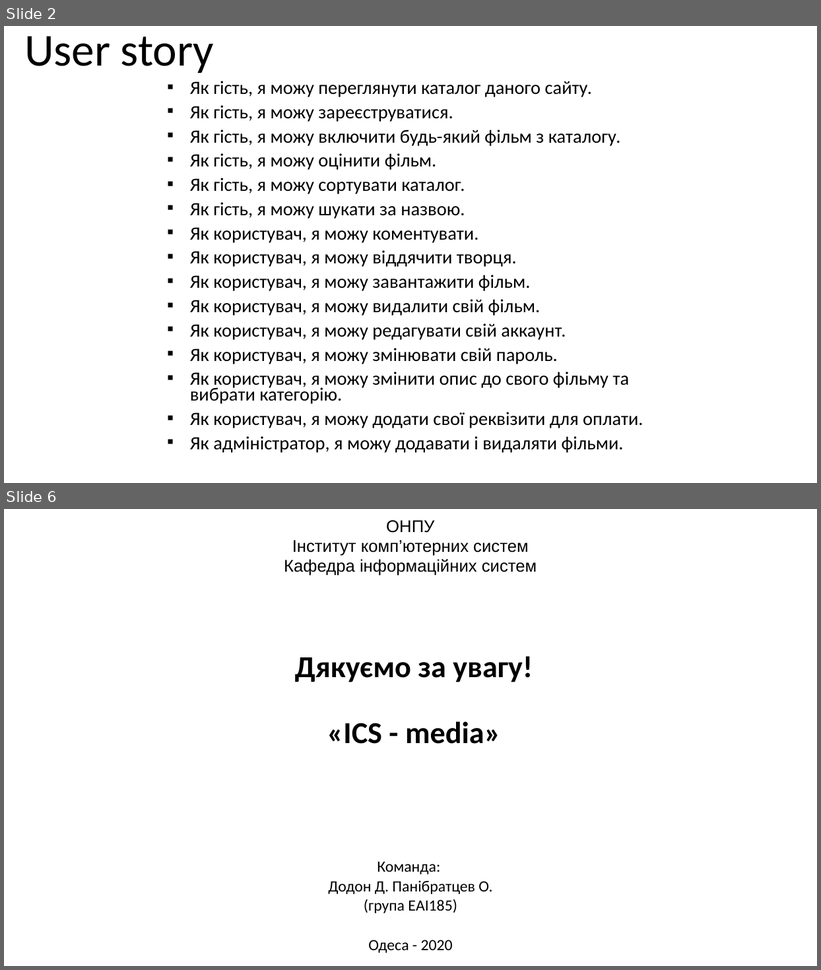
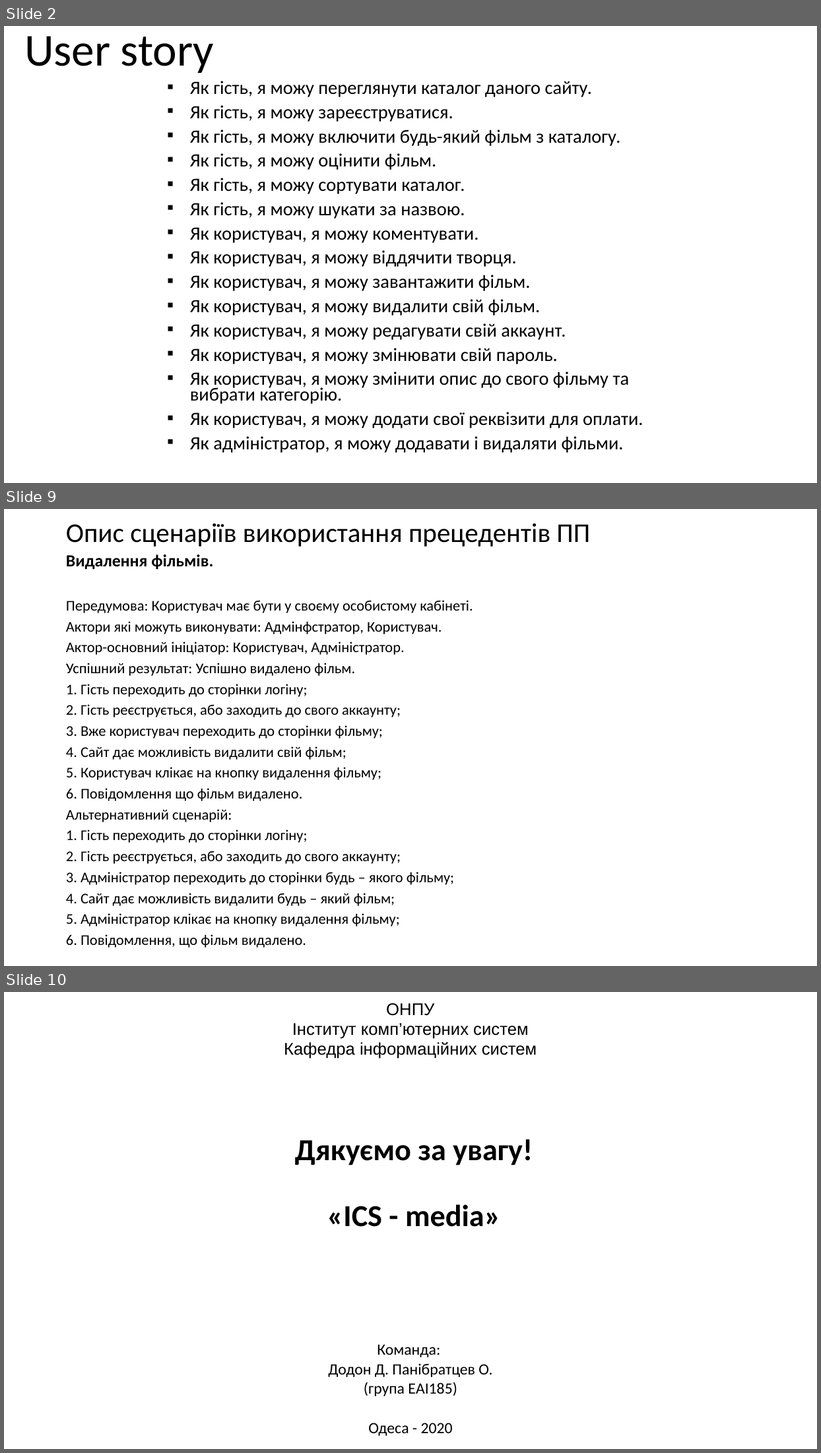
Before and after one commit to elxaz/kursa4AI, a slide deck: pract 2.pptx. Shown one above the other, each under a label of ours: slides 2 and 6 before the commit, slides 2, 9 and 10 after it; the slides between them are not shown. The pictures are 821x970 and 821x1453 pixels, drawn with LibreOffice and Linux fonts; fonts in the diff are those of the drawing. Boxes give left, top, right and bottom in pixels: in the first picture for what was removed or moved away, otherwise in the second. Text is boxed around its words. In the diff, an @@ line names an element or a change of style, - is before the commit and + after.

```diff
--- a/pract 2.pptx
+++ b/pract 2.pptx
@@ slide 9 added at (x1=4, y1=509, x2=817, y2=966), background #FFFFFF @@
@@ title added at (x1=66, y1=523, x2=590, y2=547), 32 pt, text #000000 @@
+Опис сценаріїв використання прецедентів ПП
@@ text added at (x1=66, y1=555, x2=473, y2=948), 17.5 pt, text #000000 @@
+Видалення фільмів.
+Передумова: Користувач має бути у своєму особистому кабінеті.
+Актори які можуть виконувати: Адмінфстратор, Користувач.
+Актор-основний ініціатор: Користувач, Адміністратор.
+Успішний результат: Успішно видалено фільм.
+1. Гість переходить до сторінки логіну;
+2. Гість реєструється, або заходить до свого аккаунту;
+3. Вже користувач переходить до сторінки фільму;
+4. Сайт дає можливість видалити свій фільм;
+5. Користувач клікає на кнопку видалення фільму;
+6. Повідомлення що фільм видалено.
+Альтернативний сценарій:
+1. Гість переходить до сторінки логіну;
+2. Гість реєструється, або заходить до свого аккаунту;
+3. Адміністратор переходить до сторінки будь – якого фільму;
+4. Сайт дає можливість видалити будь – який фільм;
+5. Адміністратор клікає на кнопку видалення фільму;
+6. Повідомлення, що фільм видалено.
@@ what was slide 6 is now slide 10 @@
```
Also in this commit, not shown: 2 slides changed, 4 other slides added, 1 slide removed.
